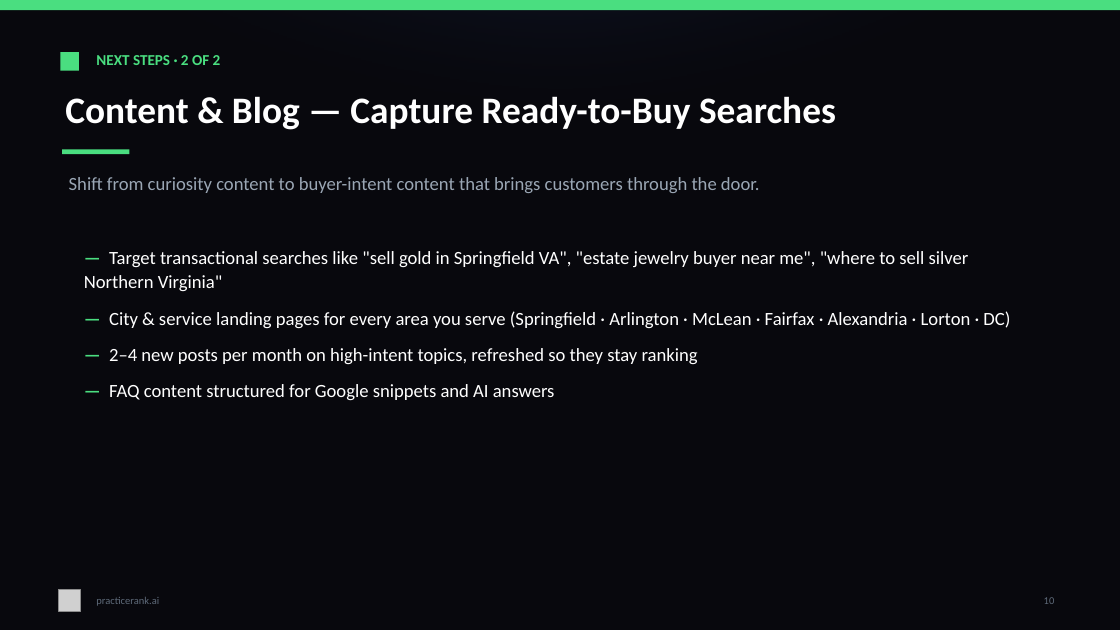
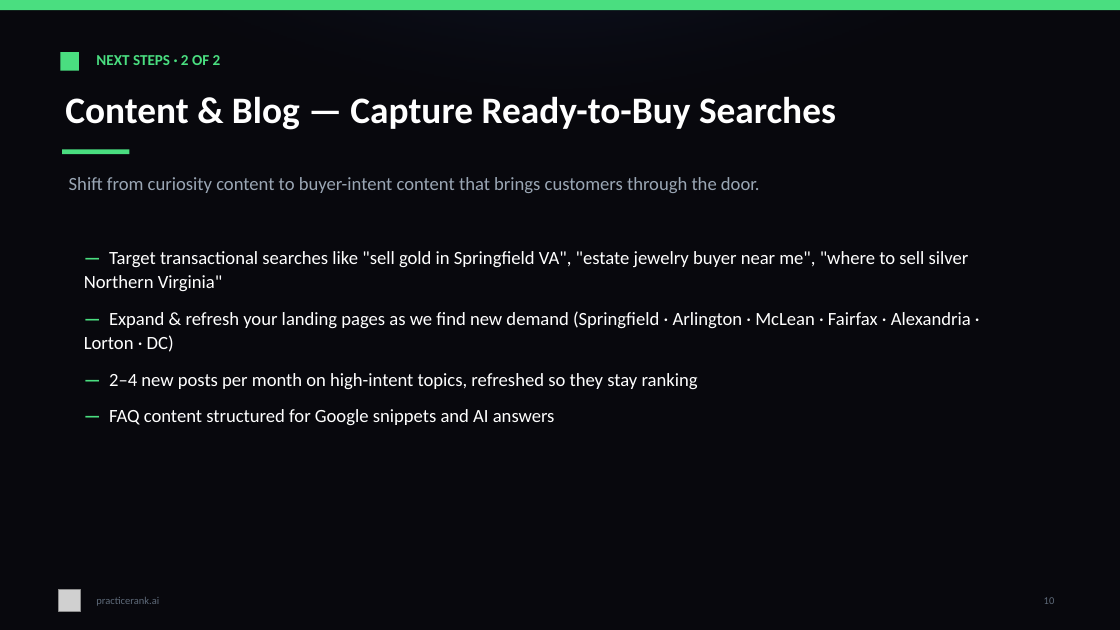
Before and after one commit to sathvik-vadlakunta/inCentivee, a slide deck: slide 10 of deliverables/PracticeRank-SEO-Strategy-Paradigm-Experts.pptx. Drawn at 1120x630 pixels with LibreOffice and Linux fonts; fonts in the diff are those of the drawing; grey boxes stand for pictures. Boxes give left, top, right and bottom in pixels: in the first picture for what was removed or moved away, otherwise in the second. Text is boxed around its words. In the diff, an @@ line names an element or a change of style, - is before the commit and + after.

```diff
--- a/deliverables/PracticeRank-SEO-Strategy-Paradigm-Experts.pptx
+++ b/deliverables/PracticeRank-SEO-Strategy-Paradigm-Experts.pptx
@@ text at (84,311,971,352): text changed @@
-— City & service landing pages for every area you serve (Springfield · Arlington · McLean · Fairfax · Alexandria · Lorton · DC)
+— Expand & refresh your landing pages as we find new demand (Springfield · Arlington · McLean · Fairfax · Alexandria · Lorton · DC)
```
Also in this commit, not shown: 4 other slides changed, 1 slide added, 1 slide removed, 1 other file.
